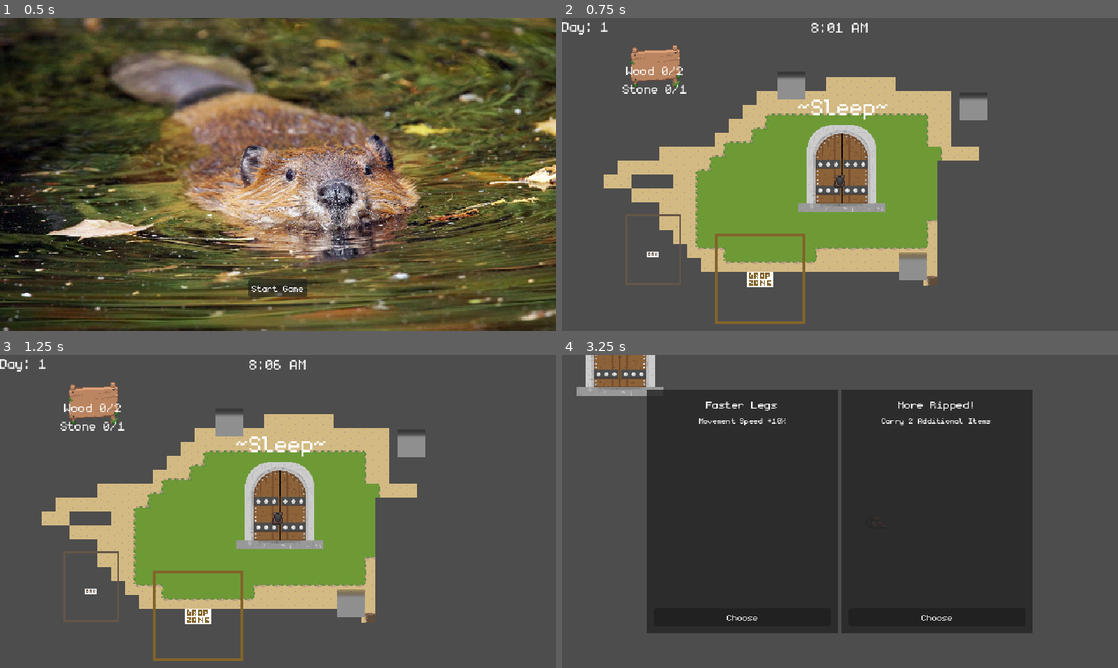
Above: before the commit, frames 1-4 (two rows, left to right).
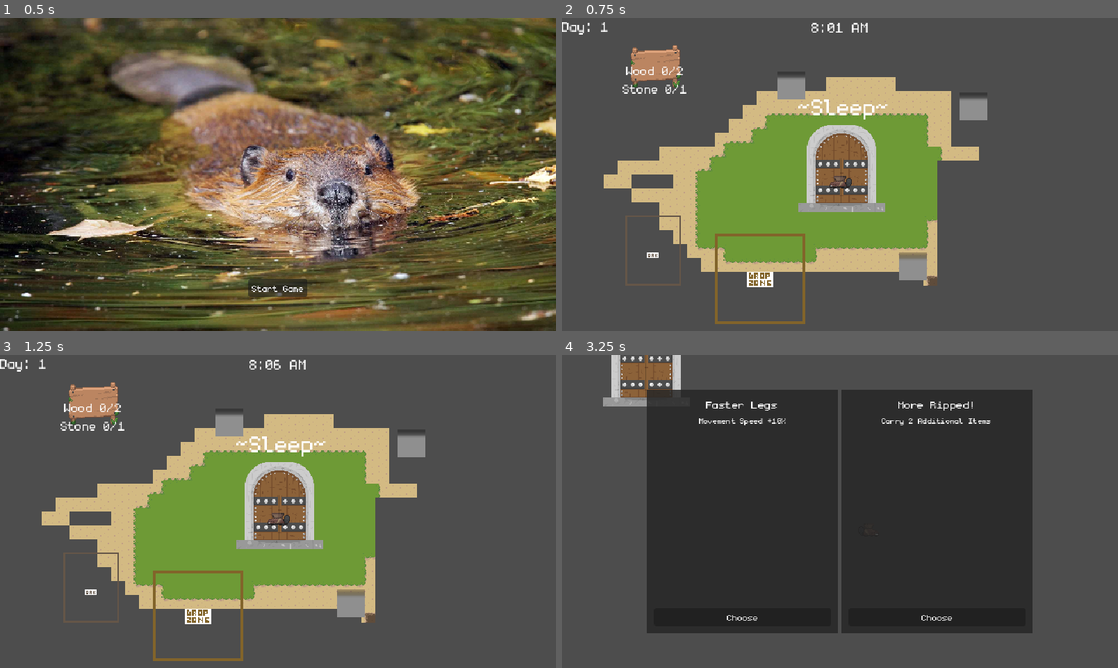
Above: after the commit, the same moments.

Repository: Juniper19/beaver-game
Game: Godot game, scene res://menu/main_menu.tscn
The game is run twice, just before and just after one commit, with the same random seed, the same clock (stepped at 60 frames per second) and the same inputs. The engine's default icon, where the game draws it, is replaced by a stand-in: a white triangle on a blue panel in a dark square.
Inputs:
- Up to frame 1 (0.5 s): no input
- Up to frame 2 (0.75 s): click "Start Game" at 0.5 s
- Up to frame 3 (1.25 s): no input
- Up to frame 4 (3.25 s): tap Enter (ui_accept) at 1.25, 1.52, 2.27 s; hold D (move_right) 1.28-2.03 s; hold E (interact) 1.28-2.03 s; hold S (move_down) 2.03-2.78 s; tap Q (drop_item) at 2.1 s; tap E (interact) at 2.3 s; hold D (move_right) from 2.78 s (still down); hold E (interact) from 2.78 s (still down)

Frame 1 is identical in both runs. In frame 2, 0.4% of the frame differs, in the area x 15-59%, y 34-77%; in frame 3, 0.4%; in frame 4, 2.1%, in the area x 2-22%, y 0-17%.

Commit message:
smooth cam and move

Diff:
--- a/interactables/trees/saplings/sapling.gd
+++ b/interactables/trees/saplings/sapling.gd
@@ -26,7 +26,7 @@
 		"position_y": global_position.y,
 		"is_sapling": true,
 		"planted_day": planted_day,
-		"days_to_grow": days_to_grow
+		"days_to_grow": days_to_grow - 1 # grow!
 	}
 
 func load(save_data: Dictionary):
--- a/player/player.gd
+++ b/player/player.gd
@@ -21,7 +21,7 @@
 	var move_dir: Vector2 = Input.get_vector("move_left", "move_right", "move_up", "move_down")
 	if move_dir != Vector2(0.0,0.0):
 		AudioManager.playFootsteps()
-	velocity = move_dir * move_speed
+	velocity = lerp(velocity, move_dir * move_speed, 0.09)
 	move_and_slide()
 
 	_update_anim(move_dir)
@@ -35,7 +35,7 @@
 		sprite.play("cut")
 		return
 
-	if dir == Vector2.ZERO:
+	if dir.is_zero_approx():
 		if last_dir.x != 0:
 			sprite.play("idle_side")
 			sprite.flip_h = last_dir.x > 0
--- a/player/player.tscn
+++ b/player/player.tscn
@@ -241,7 +241,7 @@
 
 [node name="AnimatedSprite2D" type="AnimatedSprite2D" parent="."]
 sprite_frames = SubResource("SpriteFrames_q28gw")
-animation = &"walk_up"
+animation = &"idle_side"
 
 [node name="PlaceholderSprite" type="Sprite2D" parent="AnimatedSprite2D"]
 visible = false
--- a/project.godot
+++ b/project.godot
@@ -90,3 +90,4 @@
 [rendering]
 
 textures/canvas_textures/default_texture_filter=0
+2d/snap/snap_2d_transforms_to_pixel=true
